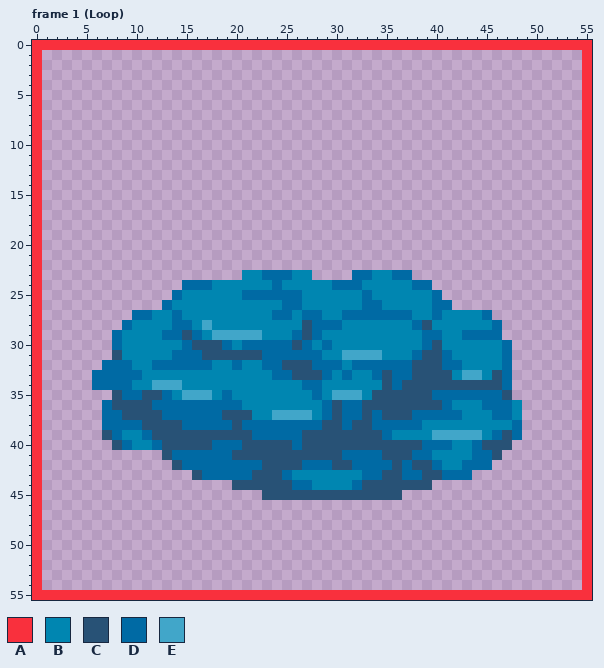
Edited in one commit: pixel-art file (graphics_work_files/tile art/water/water-underlay-dark2.aseprite). This is how it looked before the edit.
56x56 pixels, 3 frames. Shown: frame 1 (Loop). The commit also changed other frames, which this record leaves out.
Palette (. is transparent): A #f9303d  B #0086b1  C #285276  D #006aa4  E #41a6c9
Pixels before, frame 1 (Loop), first column x 0:
 0 AAAAAAAAAAAAAAAAAAAAAAAAAAAAAAAAAAAAAAAAAAAAAAAAAAAAAAAA
 1 A......................................................A
 2 A......................................................A
 3 A......................................................A
 4 A......................................................A
 5 A......................................................A
 6 A......................................................A
 7 A......................................................A
 8 A......................................................A
 9 A......................................................A
10 A......................................................A
11 A......................................................A
12 A......................................................A
13 A......................................................A
14 A......................................................A
15 A......................................................A
16 A......................................................A
17 A......................................................A
18 A......................................................A
19 A......................................................A
20 A......................................................A
21 A......................................................A
22 A......................................................A
23 A....................BBDDDBB....DDBBDD.................A
24 A..............DDDBBBBBBDBBBBBDDDBBBBBDD...............A
25 A.............DBBBBBBDDDDDDBBBBBBDBBBBBBD..............A
26 A............DBBBBBBBBBBBDDBBBBBBDDBBBBBDD.............A
27 A.........DDBBDBBBBBBBBBDDBDDBBDDDDDDDBBDBBBBD.........A
28 A........DBBBBDDBEBBBBBBBBBCDDDBBBBBBBDCBBBBBBD........A
29 A.......DBBBBDDCDBEEEEEBBBDCDBBBBBBBBBBDDBBDDDD........A
30 A.......DBBBBBBDCCCDBDDDDDCDBDBBBBBBBBBDCBBBBBBD.......A
31 A.......CBBBBBDDDCCCCCCDDDDDDBBEEEEBBBDCCDBBBBBD.......A
32 A......DDDBBDDDDDDBBDBBDDCCCDDDBDDDDDDCCCDDBBBBD.......A
33 A.....DDDDDBBBBBBBBBBBBBDDCCCDBDBBDCDDCCCCBEEBCD.......A
34 A.....DDDDBBEEEBBBBBBBBBBBBDDBBBBBBCDCCCCCCCCCCD.......A
35 A.......CDDCCDBEEEBDBBBBBBBBDBEEEBCCCCCCDDDDDDDC.......A
36 A......DCCCCDDDDDDDDDBBBBBBBBDCDDCCCCCCCCDBBBDDDB......A
37 A......DDCCCCDDDDDDCCCBBEEEEBDCDDCDCCCDDDDDBBBDDB......A
38 A......DDDDCCCCDDDDDCDDDDDDDDCCDCCDDDDDBBBBBBBBBD......A
39 A......CDBBDCCCCCCCCCCDDDDDCCCCCCCCDBBBBEEEEEBDCD......A
40 A.......CDBBDCCCCCDDDCCCCCDCCCCCCCCCCCCDDDBBDCCC.......A
41 A............CDDDDDDCCCCCCCCCCCDDDDCCCDDBBBBDDC........A
42 A.............CDDDDDDDDCCCCDDDCCDDDDCDCCDBBDDD.........A
43 A...............CDDDDDCCCDBBBBBBBDDCCDDCCDDD...........A
44 A...................CCCCCCDDBBBBDCCCCCCC...............A
45 A......................CCCCCCCCCCCCCC..................A
46 A......................................................A
47 A......................................................A
48 A......................................................A
49 A......................................................A
50 A......................................................A
51 A......................................................A
52 A......................................................A
53 A......................................................A
54 A......................................................A
55 AAAAAAAAAAAAAAAAAAAAAAAAAAAAAAAAAAAAAAAAAAAAAAAAAAAAAAAA
Once edited:
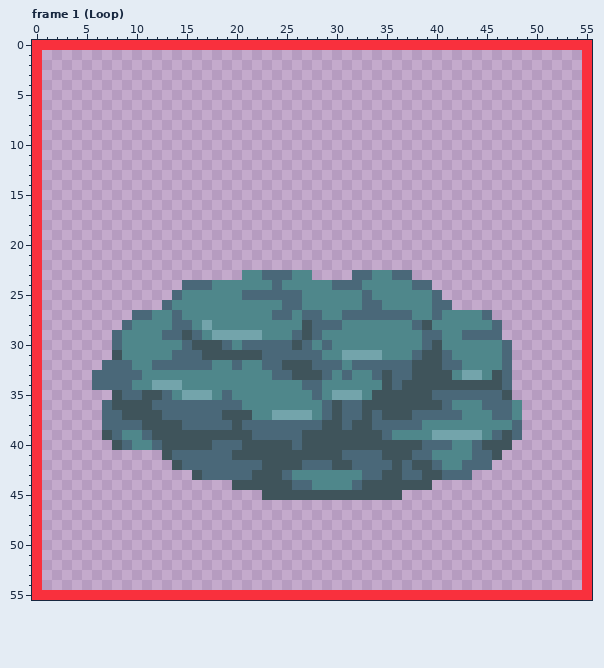
Changes in this commit:
{"colour":"B","old":"#0086b1","new":"#4f878b"}
{"colour":"C","old":"#285276","new":"#3f545b"}
{"colour":"D","old":"#006aa4","new":"#4a6879"}
{"colour":"E","old":"#41a6c9","new":"#73a4ab"}
{"label":"changed","picture_box":[92,270,522,500]}
